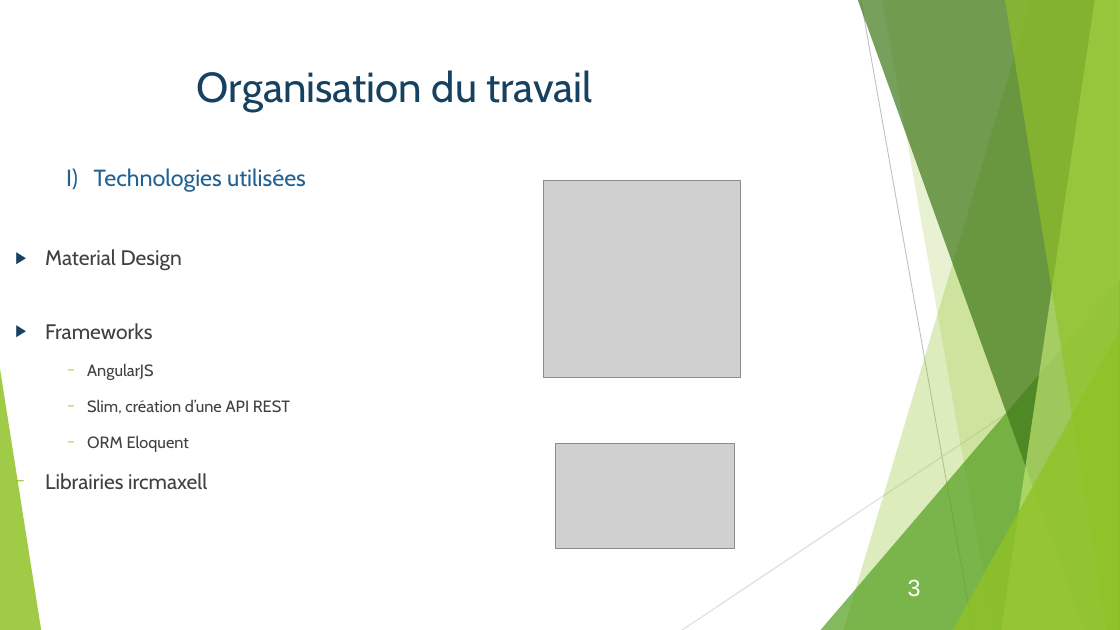
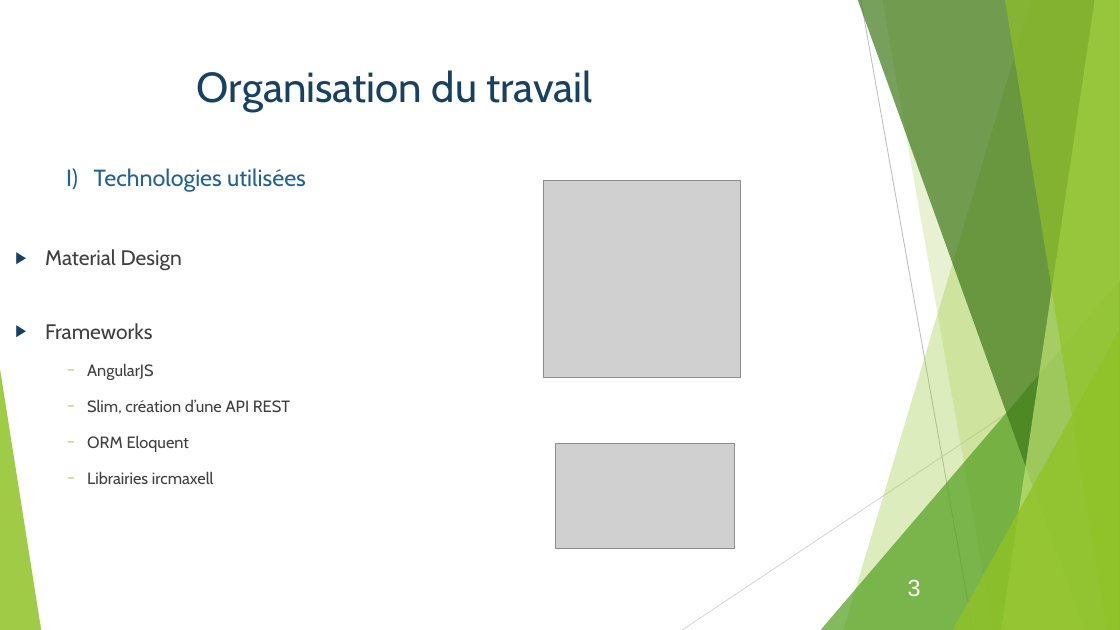
Before and after one commit to Bcante/recommandationSeries, a slide deck: slide 3 of diapoWebWindows.odp. Drawn at 1120x630 pixels with LibreOffice and Linux fonts; fonts in the diff are those of the drawing; grey boxes stand for pictures. Boxes give left, top, right and bottom in pixels: in the first picture for what was removed or moved away, otherwise in the second. Text is boxed around its words. In the diff, an @@ line names an element or a change of style, - is before the commit and + after.

```diff
--- a/diapoWebWindows.odp
+++ b/diapoWebWindows.odp
@@ text at (87, 471, 214, 484): size 18 to 14 pt in "Librairies ircmaxell"; list level 2 to 4 in "Librairies ircmaxell" @@
```
Also in this commit, not shown: 2 other slides changed.
